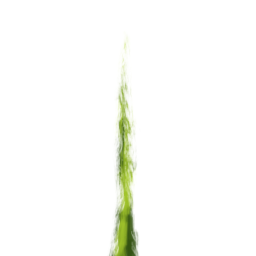
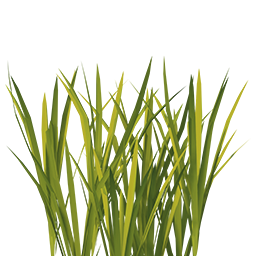
Revision of a layered w=256, h=256 image; what changed, layer by layer:
added layer "billboardgrass0002" above "Lager 1 kopiera 9" over box(5, 55, 251, 256)
renamed "Lager 1" to "Lager 1 kopiera 9", hid it, painted on it over box(106, 31, 141, 256)
